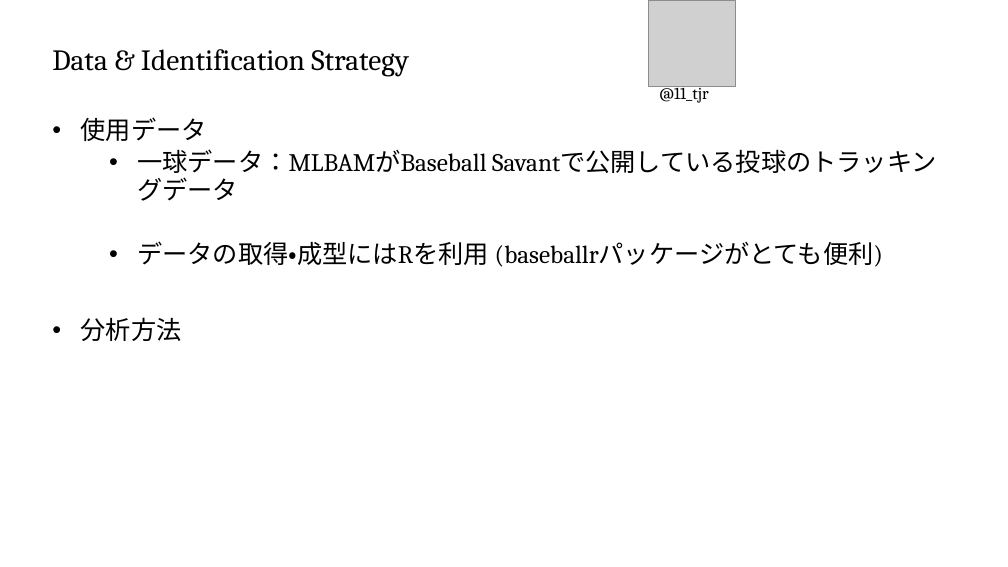
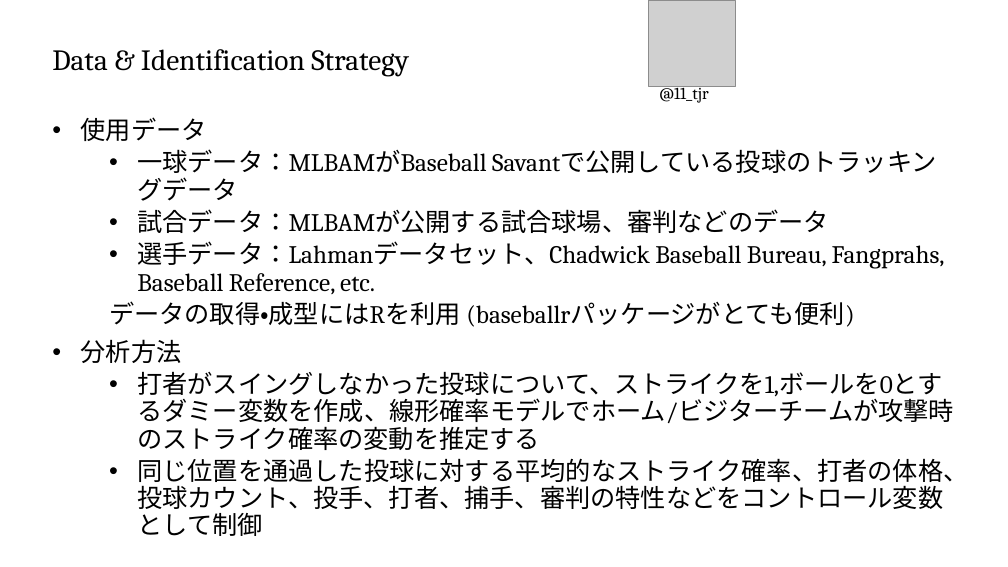
Before and after one commit to T-Reio/ballgame_analysis, a slide deck: slide 8 of slides/spoana13.pptx. Drawn at 1008x567 pixels with LibreOffice and Linux fonts; fonts in the diff are those of the drawing; grey boxes stand for pictures; background and template pictures are left out. Boxes give left, top, right and bottom in pixels: in the first picture for what was removed or moved away, otherwise in the second. Text is boxed around its words. In the diff, an @@ line names an element or a change of style, - is before the commit and + after.

Commit message:
スライド加筆

```diff
--- a/slides/spoana13.pptx
+++ b/slides/spoana13.pptx
@@ text at box(137, 209, 945, 294): paragraphs added @@
+  • 試合データ：MLBAMが公開する試合球場、審判などのデータ
+  • 選手データ：Lahmanデータセット、Chadwick Baseball Bureau, Fangprahs, Baseball Reference, etc.
@@ text at box(109, 301, 854, 327): bullet • to none @@
@@ text at box(137, 371, 968, 514): paragraphs added @@
+  • 打者がスイングしなかった投球について、ストライクを1,ボールを0とするダミー変数を作成、線形確率モデルでホーム/ビジターチームが攻撃時のストライク確率の変動を推定する
+  • 同じ位置を通過した投球に対する平均的なストライク確率、打者の体格、投球カウント、投手、打者、捕手、審判の特性などをコントロール変数として制御
```
Also in this commit, not shown: 1 other slide changed.
